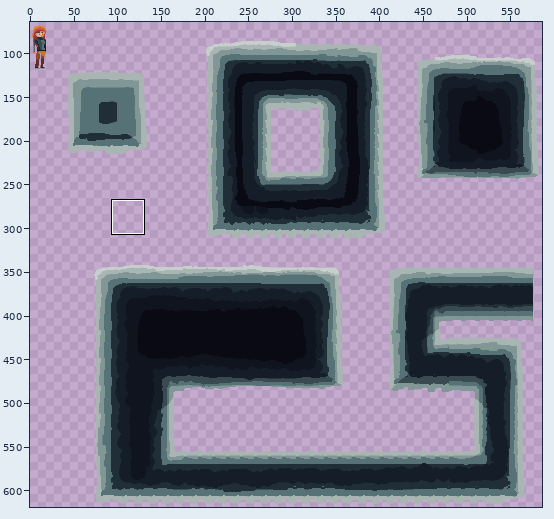
A pixel-art file gets an edit: Sprites/Tiles/IceLand/SnowyTiles.aseprite. Above, an overview of the earlier version with the close-up marked.
Close-up. First the earlier version:
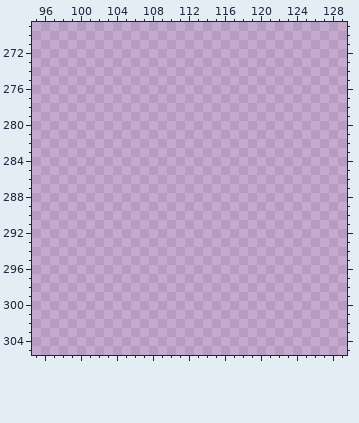
640x640 pixels, 1 frame. Shown: x 95..129, y 269..305. The wide view leaves out empty margins. The commit also changed other parts of the picture, which this record leaves out.
The same view after the edit:
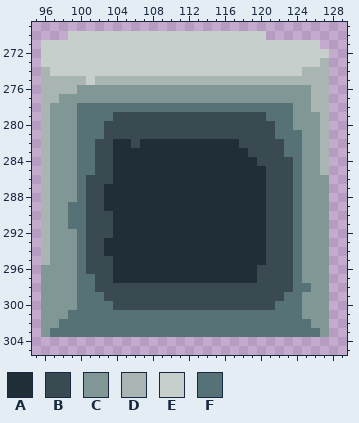
Palette (. is transparent): A #202e37  B #394a50  C #819796  D #a8b5b2  E #c7cfcc  F #577277
Change:
Layer "Tilemap 1":
y 270: x 99..120 ...................... -> EEEEEEEEEEEEEEEEEEEEEE
y 271: x 96..126 ............................... -> EEEEEEEEEEEEEEEEEEEEEEEEEEEEEEE
y 272: x 96..127 ................................ -> EEEEEEEEEEEEEEEEEEEEEEEEEEEEEEEE
y 273: x 96..127 ................................ -> EEEEEEEEEEEEEEEEEEEEEEEEEEEEEEED
y 274: x 96..127 ................................ -> DEEEEEEEEEEEEEEEEEEEEEEEEEEEEDDD
y 275: x 96..127 ................................ -> DDDDDEDDDDDDDDDDDDDDDDDDDDDDDDDD
y 276: x 96..127 ................................ -> DDDDCCCCCCCCCCCCCCCCCCCCCCCCCCDD
y 277: x 96..127 ................................ -> DDCCCCCCCCCCCCCCCCCCCCCCCCCCCCDD
y 278: x 96..127 ................................ -> DCCCFFFFFFFFFFFFFFFFFFFFFFFFCCDD
y 279: x 96..127 ................................ -> DCCCFFFFBBBBBBBBBBBBBBBBBFFFCCCD
y 280: x 96..127 ................................ -> DCCCFFFBBBBBBBBBBBBBBBBBBBFFCCCD
y 281: x 96..127 ................................ -> DCCCFFFBBBBBBBBBBBBBBBBBBBFFFCCD
y 282: x 96..127 ................................ -> DCCCFFBBAABAAAAAAAAAAABBBBBFFCCD
y 283: x 96..127 ................................ -> DCCCFFBBAAAAAAAAAAAAAAABBBBFFCCD
y 284: x 96..127 ................................ -> DCCCFFBBAAAAAAAAAAAAAAAABBBBFCCD
y 285: x 96..127 ................................ -> DCCCFFBBAAAAAAAAAAAAAAAAABBBFCCD
y 286: x 96..127 ................................ -> DCCCFBBBAAAAAAAAAAAAAAAAABBBFCCC
y 287..288: x 96..127 ................................ -> DCCCFBBAAAAAAAAAAAAAAAAAABBBFCCC
y 289: x 96..127 ................................ -> DCCFFBBAAAAAAAAAAAAAAAAAABBBFCCC
y 290..291: x 96..127 ................................ -> DCCFFBBBAAAAAAAAAAAAAAAAABBBFCCC
y 292: x 96..127 ................................ -> DCCCFBBBAAAAAAAAAAAAAAAAABBBFCCC
y 293..294: x 96..127 ................................ -> DCCCFBBAAAAAAAAAAAAAAAAAABBBFCCC
y 295: x 96..127 ................................ -> DCCCFBBBAAAAAAAAAAAAAAAAABBBFCCC
y 296: x 96..127 ................................ -> CCCCFBBBAAAAAAAAAAAAAAAABBBBFCCC
y 297: x 96..127 ................................ -> CCCCFFBBAAAAAAAAAAAAAAAABBBBFCCC
y 298: x 96..127 ................................ -> CCCCFFBBBBBBBBBBBBBBBBBBBBBBFFCC
y 299: x 96..127 ................................ -> CCCCFFFBBBBBBBBBBBBBBBBBBBBFFCCC
y 300: x 96..127 ................................ -> CCCCFFFFBBBBBBBBBBBBBBBBBBFFFCCC
y 301: x 96..127 ................................ -> CCCFFFFFFFFFFFFFFFFFFFFFFFFFFCCC
y 302: x 96..127 ................................ -> CCFFFFFFFFFFFFFFFFFFFFFFFFFFFFCC
y 303: x 96..127 ................................ -> CFFFFFFFFFFFFFFFFFFFFFFFFFFFFFFC
